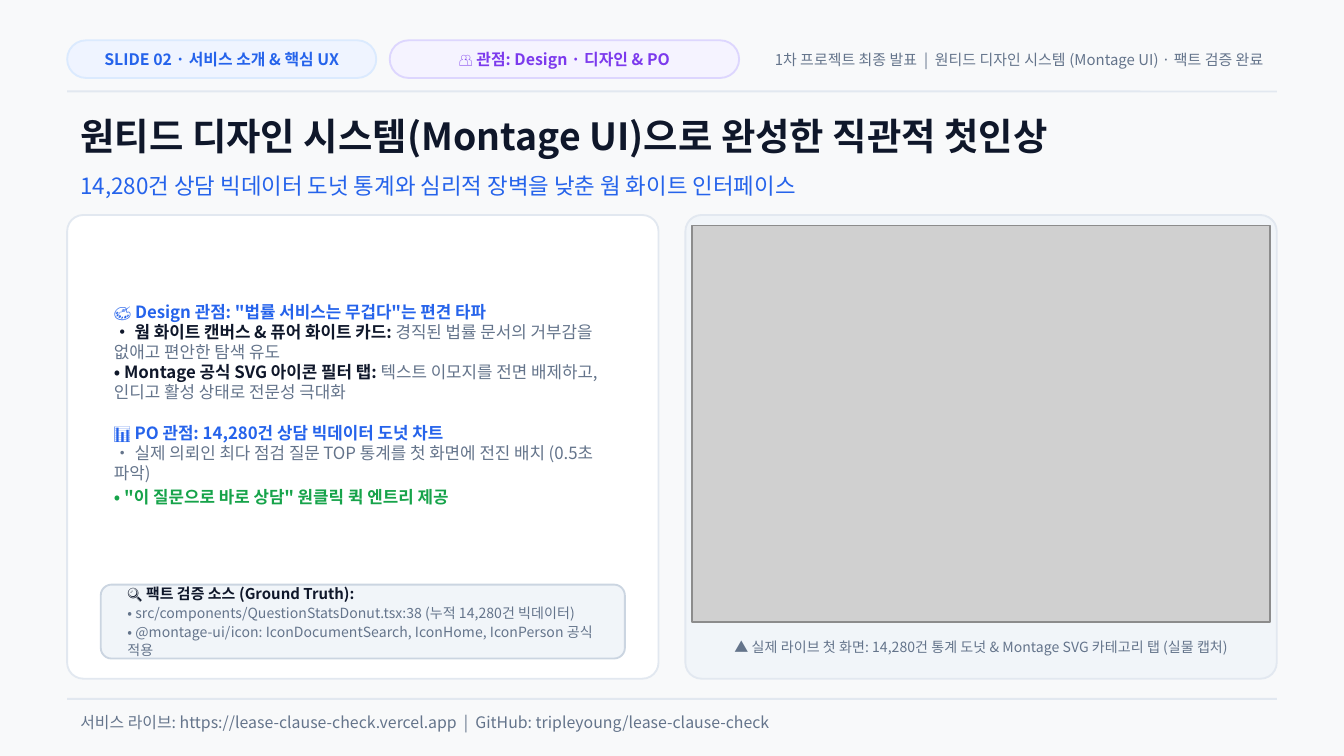
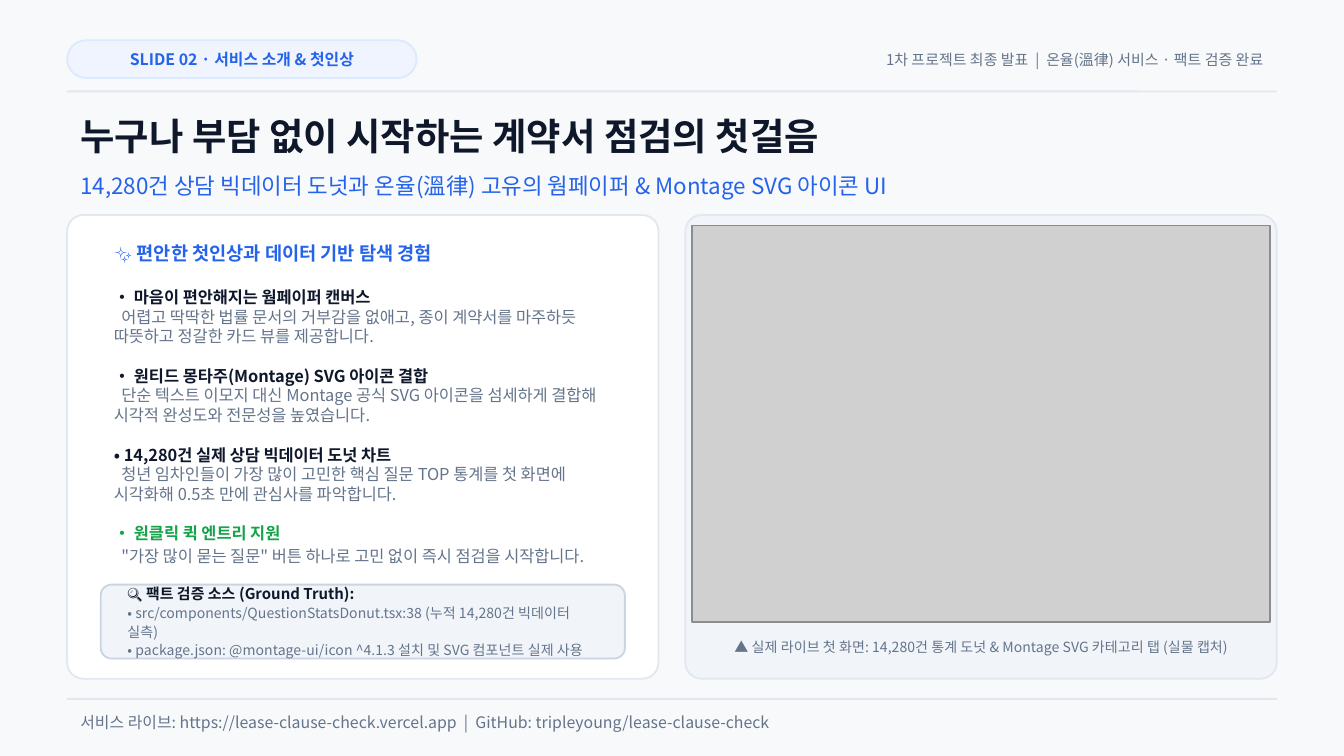
Before and after one commit to tripleyoung/lease-clause-check, a slide deck: slide 2 of submission/01_발표자료_계약서특약점검기.pptx. Drawn at 1344x756 pixels with LibreOffice and Linux fonts; fonts in the diff are those of the drawing; grey boxes stand for pictures. Boxes give left, top, right and bottom in pixels: in the first picture for what was removed or moved away, otherwise in the second. Text is boxed around its words. In the diff, an @@ line names an element or a change of style, - is before the commit and + after.

Commit message:
docs: refine presentation narrative to be natural and honest (warm paper branding + Montage SVG icons)

```diff
--- a/submission/01_발표자료_계약서특약점검기.pptx
+++ b/submission/01_발표자료_계약서특약점검기.pptx
@@ rounded rectangle resized from (x1=67, y1=40, x2=376, y2=78) to (x1=67, y1=40, x2=417, y2=78) @@
@@ text at (x1=130, y1=51, x2=354, y2=67): text changed @@
-SLIDE 02 · 서비스 소개 & 핵심 UX
+SLIDE 02 · 서비스 소개 & 첫인상
@@ rounded rectangle removed at (x1=390, y1=40, x2=739, y2=78) @@
@@ text removed at (x1=476, y1=51, x2=670, y2=69) @@
-👥 관점: Design · 디자인 & PO
@@ text at (x1=886, y1=52, x2=1264, y2=68): text changed @@
-1차 프로젝트 최종 발표 | 원티드 디자인 시스템 (Montage UI) · 팩트 검증 완료
+1차 프로젝트 최종 발표 | 온율(溫律) 서비스 · 팩트 검증 완료
@@ text at (x1=80, y1=118, x2=819, y2=154): text changed @@
-원티드 디자인 시스템(Montage UI)으로 완성한 직관적 첫인상
+누구나 부담 없이 시작하는 계약서 점검의 첫걸음
@@ text at (x1=80, y1=175, x2=888, y2=199): text changed @@
-14,280건 상담 빅데이터 도넛 통계와 심리적 장벽을 낮춘 웜 화이트 인터페이스
+14,280건 상담 빅데이터 도넛과 온율(溫律) 고유의 웜페이퍼 & Montage SVG 아이콘 UI
@@ text at (x1=114, y1=244, x2=596, y2=564): text changed; size 9 to 8.8 pt; bold off @@
-🎨 Design 관점: "법률 서비스는 무겁다"는 편견 타파
-• 웜 화이트 캔버스 & 퓨어 화이트 카드: 경직된 법률 문서의 거부감을 없애고 편안한 탐색 유도
-• Montage 공식 SVG 아이콘 필터 탭: 텍스트 이모지를 전면 배제하고, 인디고 활성 상태로 전문성 극대화
-📊 PO 관점: 14,280건 상담 빅데이터 도넛 차트
-• 실제 의뢰인 최다 점검 질문 TOP 통계를 첫 화면에 전진 배치 (0.5초 파악)
-• "이 질문으로 바로 상담" 원클릭 퀵 엔트리 제공
+✨ 편안한 첫인상과 데이터 기반 탐색 경험
+• 마음이 편안해지는 웜페이퍼 캔버스
+어렵고 딱딱한 법률 문서의 거부감을 없애고, 종이 계약서를 마주하듯 따뜻하고 정갈한 카드 뷰를 제공합니다.
+• 원티드 몽타주(Montage) SVG 아이콘 결합
+단순 텍스트 이모지 대신 Montage 공식 SVG 아이콘을 섬세하게 결합해 시각적 완성도와 전문성을 높였습니다.
+• 14,280건 실제 상담 빅데이터 도넛 차트
+청년 임차인들이 가장 많이 고민한 핵심 질문 TOP 통계를 첫 화면에 시각화해 0.5초 만에 관심사를 파악합니다.
+• 원클릭 퀵 엔트리 지원
+"가장 많이 묻는 질문" 버튼 하나로 고민 없이 즉시 점검을 시작합니다.
@@ text at (x1=127, y1=586, x2=583, y2=659): text changed @@
-🔍 팩트 검증 소스 (Ground Truth):
-• src/components/QuestionStatsDonut.tsx:38 (누적 14,280건 빅데이터)
-• @montage-ui/icon: IconDocumentSearch, IconHome, IconPerson 공식 적용
+🔍 팩트 검증 소스 (Ground Truth):
+• src/components/QuestionStatsDonut.tsx:38 (누적 14,280건 빅데이터 실측)
+• package.json: @montage-ui/icon ^4.1.3 설치 및 SVG 컴포넌트 실제 사용
```
Also in this commit, not shown: 5 other slides changed, 7 other files.
